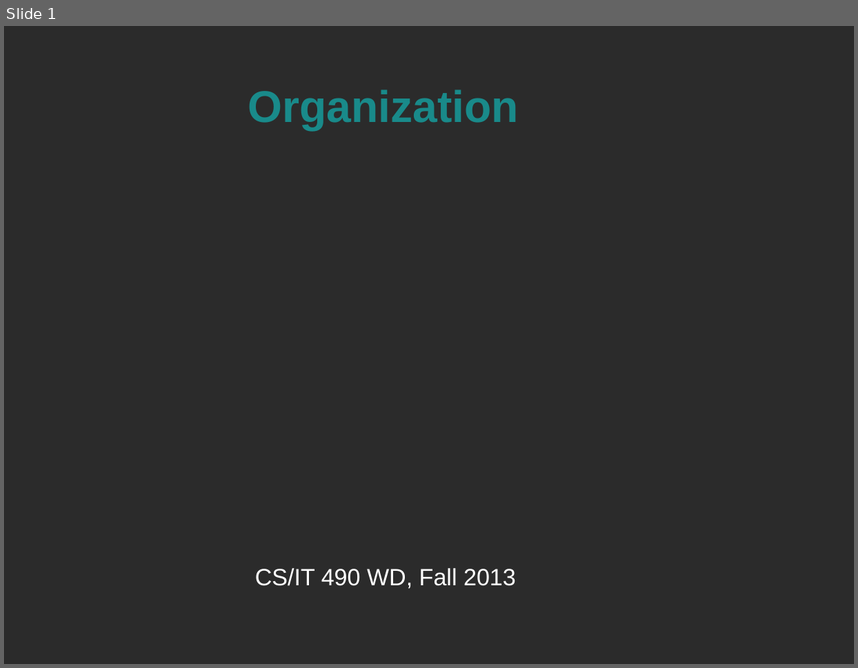
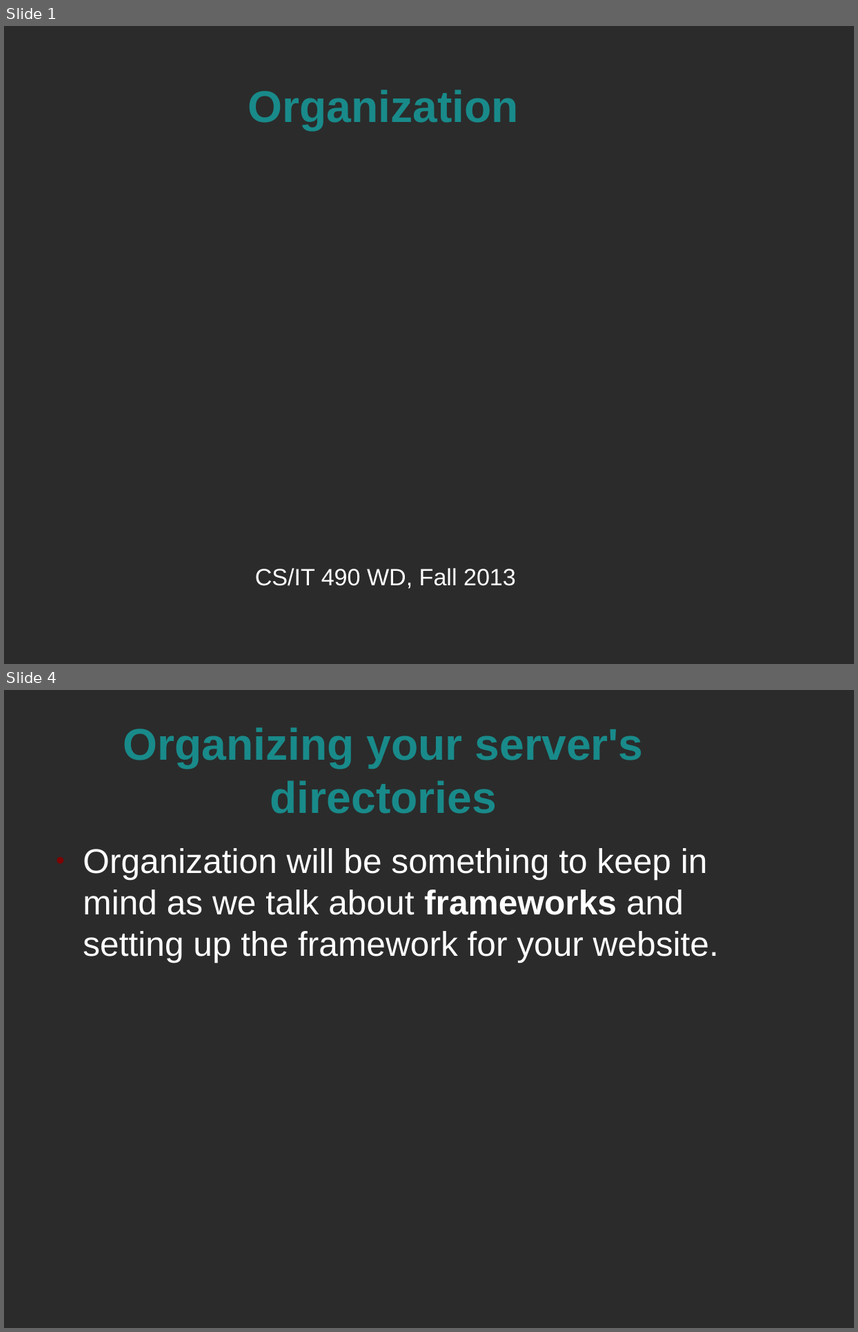
Before and after one commit to spellbindguy/Web-Development, a slide deck: Lectures/05 PHP/Organization.odp. Shown one above the other, each under a label of ours: slide 1 before the commit, slides 1 and 4 after it; the slides between them are not shown. The pictures are 858x668 and 858x1332 pixels, drawn with LibreOffice and Linux fonts; fonts in the diff are those of the drawing; background and template pictures are left out; a plain dark background stands for a picture behind light text. Boxes give left, top, right and bottom in pixels: in the first picture for what was removed or moved away, otherwise in the second. Text is boxed around its words. In the diff, an @@ line names an element or a change of style, - is before the commit and + after.

Commit message:
Layers and Frameworks, whee

```diff
--- a/Lectures/05 PHP/Organization.odp
+++ b/Lectures/05 PHP/Organization.odp
@@ slide 4 added at (4, 690, 854, 1328), background picture (left out) @@
@@ title added at (123, 727, 644, 814), 41.4 pt, text #198A8A, bold @@
+Organizing your server's directories
@@ text added at (83, 848, 719, 962), 32 pt, text #FFFFFF @@
+● Organization will be something to keep in mind as we talk about frameworks and setting up the framework for your website.
```
Also in this commit, not shown: 22 other slides added, 2 slides removed, 1 other file.
